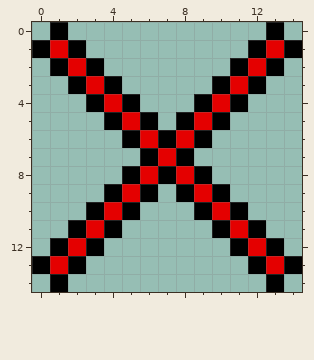
Pixel-art sprite: Textures/Inventory/mobs_mc_trading_formspec_disabled.png. Above is the file before it was changed.
The file is 60x60 pixels, drawn in blocks of 4x4; one block is one cell here.
And afterwards:
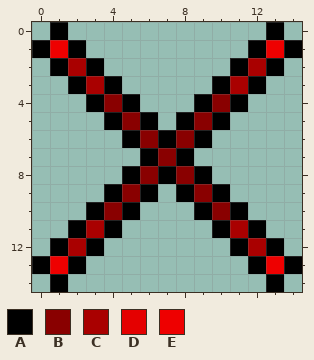
Palette (. is transparent): A #000000  B #890000  C #a90000  D #e40000  E #ee0000
The exact change:
The author changed colour D to colour B in row 4 at x 4 and 10; in row 5 at x 5 and 9; in row 6 at x 6 and 8; in row 7 at x 7; in row 8 at x 6 and 8; in row 9 at x 5 and 9.
The author changed colour D to colour B in row 10 at x 4 and 10.
The author changed colour D to colour C in row 2 at x 2 and 12; in row 3 at x 3 and 11; in row 11 at x 3 and 11; in row 12 at x 2 and 12.
The author changed colour D to colour E in row 1 at x 1 and 13; in row 13 at x 1 and 13.
Pixel boxes of the changes (left, top, right, bottom) in both pictures:
changed: (50, 40, 284, 274)
